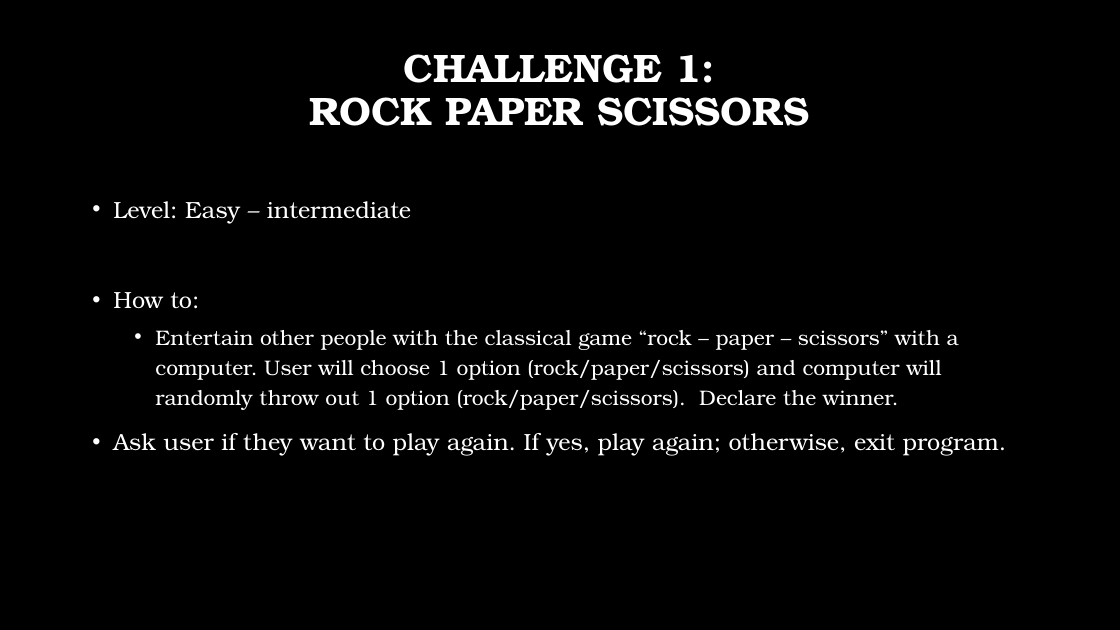
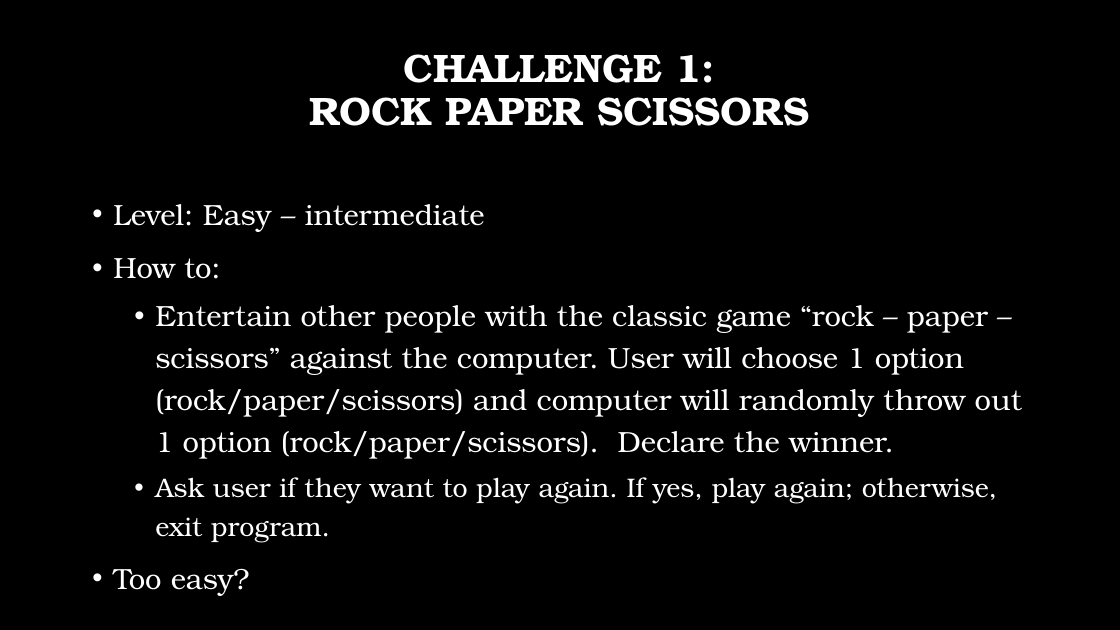
Before and after one commit to pmer/Simple-Game-Leading-Material, a slide deck: slide 4 of 1st workshop_22A REVIEW.pptx. Drawn at 1120x630 pixels with LibreOffice and Linux fonts; fonts in the diff are those of the drawing; background and template pictures are left out. Boxes give left, top, right and bottom in pixels: in the first picture for what was removed or moved away, otherwise in the second. Text is boxed around its words. In the diff, an @@ line names an element or a change of style, - is before the commit and + after.

```diff
--- a/1st workshop_22A REVIEW.pptx
+++ b/1st workshop_22A REVIEW.pptx
@@ text at [113,204,1022,537]: paragraph added @@
+• Too easy?
@@ text at [113,204,997,537]: size 20 to 25 pt in "Level: Easy – intermediate", "How to:"; size 20 to 23 pt in "Ask user if they want to play ..."; list level 1 to 2 in "Ask user if they want ..." @@
@@ text at [155,305,1022,459]: text changed; size 18 to 25 pt @@
-  • Entertain other people with the classical game “rock – paper – scissors” with a computer. User will choose 1 option (rock/paper/scissors) and computer will randomly throw out 1 option (rock/paper/scissors). Declare the winner.
+  • Entertain other people with the classic game “rock – paper – scissors” against the computer. User will choose 1 option (rock/paper/scissors) and computer will randomly throw out 1 option (rock/paper/scissors). Declare the winner.
```
Also in this commit, not shown: 4 other slides changed.
